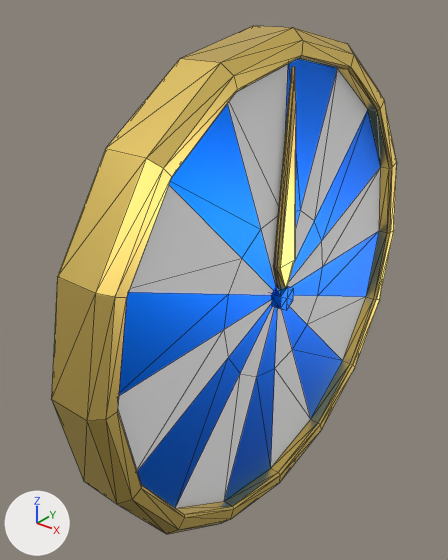
The glTF model clockwork.glb: old version first, new version second.
The view is the same before and after, from a 50 mm lens placed at (-10.78, -11.81, 11.43), pointed at (-13.71, -8.14, 9.16). The lights are fixed; the arrows at lower left show +X, +Y and +Z. Mesh edges are drawn as thin lines. Objects named as collision shapes, trigger or cutter boxes, shadow casters or lower levels of detail are left out. Where no turn or scale is listed for an object, it has been applied to the vertices. Vertices at the same position are counted once.

The first picture shows 'clockwork', 'clockwork_arrow'.
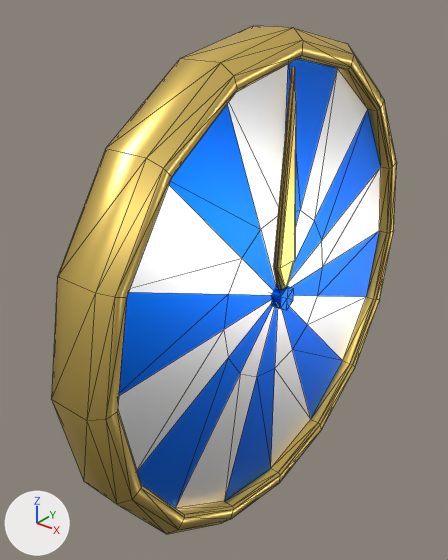
What the commit changed:
Picture 'clockwork_pallete.001' (img_clockwork_pallete_001) is new.
Picture 'clockwork_pallete' (img_clockwork_pallete) is new.
Material 'Material.003' (mat_material_003) is new.
Uses the picture img_clockwork_pallete.
Uses the picture img_clockwork_pallete_001.
me_circle has 143 vertices, 274 faces and spans x 0.0..0.47, y -2.06..2.06, z -2.06..2.06.
me_circle is used by ob_clockwork; location (-13.647, -7.953, 9.076).
me_circle part 1: 42 faces spanning x 0.33..0.45, y -1.87..1.87, z -1.87..1.87 switch from mat_material (blue #0076ff) to mat_material_003.
me_circle part 2: 24 faces spanning x 0.36, y -1.87..1.87, z -1.87..1.87 switch from mat_material_001 (white #ffffff) to mat_material_003.
me_circle part 3: 208 faces spanning x 0.0..0.47, y -2.06..2.06, z -2.06..2.06 switch from mat_material_002 (yellow #ffde79) to mat_material_003.
me_circle part 4: the surface is now shaded smooth.
me_circle_002 has 20 vertices, 36 faces and spans x 0.34..0.4, y -0.13..0.13, z 0.0..1.81.
me_circle_002 no longer uses material mat_material_002 (yellow #ffde79).
me_circle_002 now uses material mat_material_003.

What differs and where, as boxes (x1, y1, x2, y2) in the pictures (448 x 560 px):
part 1 of me_circle, recoloured
    both: (119, 59, 381, 508)
part 2 of me_circle, recoloured (grey to white)
    both: (118, 64, 381, 508)
part 3 of me_circle, recoloured
    both: (51, 29, 397, 532)
